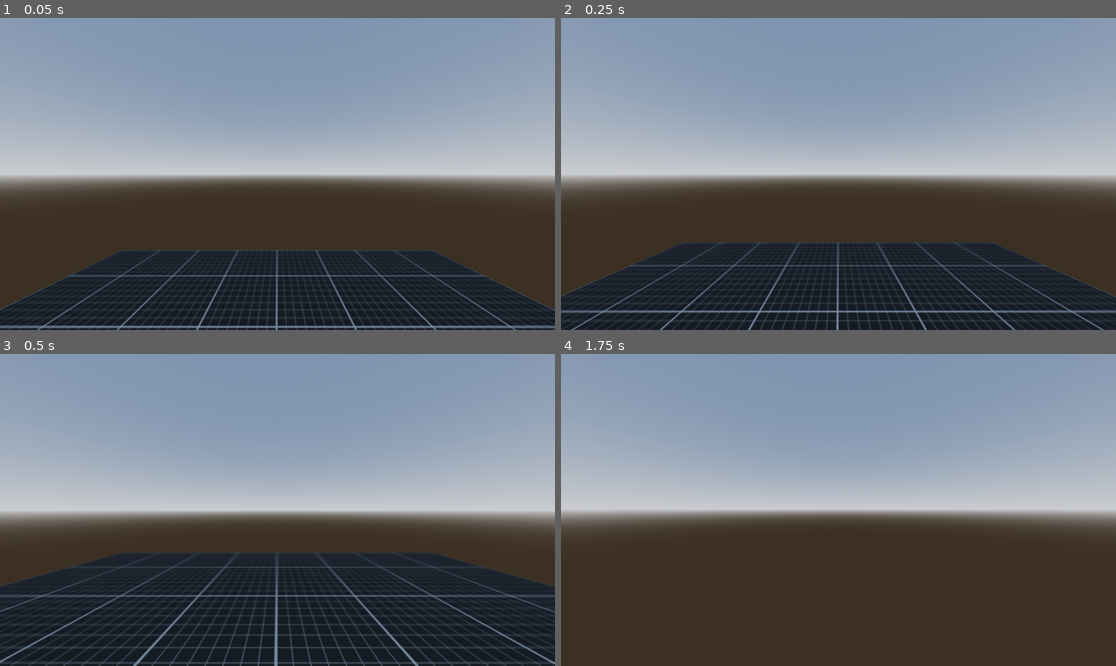
Above: before the commit, frames 1-4 (two rows, left to right).
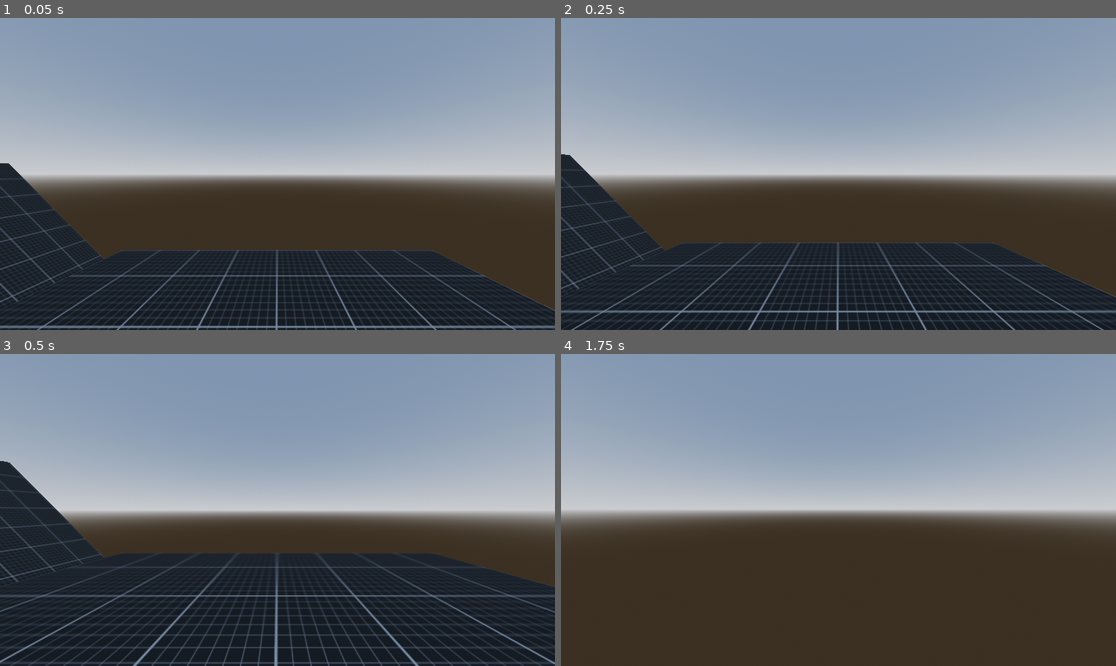
Above: after the commit, the same moments.

Repository: mdnrealdeal/parkour-game
Game: Godot game, scene res://scenes/levels/test_scene.tscn
The game is run twice, just before and just after one commit, with the same random seed, the same clock (stepped at 60 frames per second) and the same inputs.
Inputs (mouse positions are in pixels of both pictures, inside the frame that each line leads up to):
- Up to frame 1 (0.05 s): no input
- Up to frame 2 (0.25 s): no input
- Up to frame 3 (0.5 s): no input
- Up to frame 4 (1.75 s): tap Enter (ui_accept) at 0.5 s; move the mouse to (866, 510) at 0.52 s; hold W (move_forward) from 0.53 s (still down); tap Shift (dash) at 0.6, 1.55 s; tap Space (jump) at 0.77, 0.8, 1.07, 1.35, 1.52 s; move the mouse to (810, 510) at 1.27 s

The runs differ from the first frame. In frame 1, 4.4% of the frame differs, in the area x 0-19%, y 46-94%; in frame 2, 4.3%; in frame 3, 3.9%; in frame 4, nothing differs.

Commit message:
code cleanup. pt 1 of coyote fix

Diff:
--- a/project.godot
+++ b/project.godot
@@ -50,8 +50,7 @@
 }
 dash={
 "deadzone": 0.2,
-"events": [Object(InputEventKey,"resource_local_to_scene":fa …(146 unchanged characters)… se,"keycode":0,"physical_keycode":4194328,"key_label":0,"unicode":0,"location":0,"echo":false,"script":null)
-, Object(InputEventKey,"resource_local_to_scene":false,"resource_name":"","device":-1,"window_id":0,"alt_pressed":false,"shift_pressed":false,"ctrl_pressed":false,"meta_pressed":false,"pressed":false,"keycode":0,"physical_keycode":4194325,"key_label":0,"unicode":0,"location":0,"echo":false,"script":null)
+"events": [Object(InputEventKey,"resource_local_to_scene":fa …(146 unchanged characters)… se,"keycode":0,"physical_keycode":4194325,"key_label":0,"unicode":0,"location":0,"echo":false,"script":null)
 ]
 }
 jump={
--- a/resources/player_movementstats.tres
+++ b/resources/player_movementstats.tres
@@ -6,12 +6,13 @@
 script = ExtResource("1_56aya")
 acceleration = 3.0
 friction = 3.0
-sprint_speed = 20.0
+sprint_speed = 6.0
 sprint_acceleration = 1.5
 air_acceleration = 6.5
-max_air_jumps = 2
+max_air_jumps = 0
 jump_force = 3.8
 coyote_time_duration = 0.2
-dash_speed = 10.0
-dash_cooldown = 1.0
+dash_speed = 5.0
+dash_duration = 0.1
+dash_cooldown = 0.25
 metadata/_custom_type_script = "uid://c83i83xjuj6bl"
--- a/scenes/levels/test_scene.tscn
+++ b/scenes/levels/test_scene.tscn
@@ -28,11 +28,25 @@
 [node name="Player" parent="." instance=ExtResource("1_xgkye")]
 transform = Transform3D(-1, 0, -8.742278e-08, 0, 1, 0, 8.742278e-08, 0, -1, -0.014434576, 1.1920929e-07, 0.002583027)
 
-[node name="CSGBox3D" type="CSGBox3D" parent="."]
+[node name="PauseManager" type="Node" parent="."]
+script = ExtResource("1_kljt5")
+
+[node name="Level" type="Node3D" parent="."]
+
+[node name="CSGBox3D" type="CSGBox3D" parent="Level"]
 transform = Transform3D(1, 0, 0, 0, 1, 0, 0, 0, 1, 0, -1, 0)
 use_collision = true
 size = Vector3(10, 0.1, 10)
 material = SubResource("StandardMaterial3D_kljt5")
 
-[node name="PauseManager" type="Node" parent="."]
-script = ExtResource("1_kljt5")
+[node name="CSGBox3D2" type="CSGBox3D" parent="Level"]
+transform = Transform3D(0.8660253, -0.49999997, 0, 0.49999997, 0.8660253, 0, 0, 0, 1, 7, 0, -2.5)
+use_collision = true
+size = Vector3(5, 0.1, 4)
+material = SubResource("StandardMaterial3D_kljt5")
+
+[node name="CSGBox3D3" type="CSGBox3D" parent="Level"]
+transform = Transform3D(0.7071067, -0.7071067, 0, 0.7071067, 0.7071067, 0, 0, 0, 1, 6, 0, 2.5)
+use_collision = true
+size = Vector3(5, 0.1, 4)
+material = SubResource("StandardMaterial3D_kljt5")
--- a/scripts/_FSMs/locoLayer/LocomotionAir.gd
+++ b/scripts/_FSMs/locoLayer/LocomotionAir.gd
@@ -16,6 +16,9 @@
 		coyote_timer.start(actor_ref.move_stats.coyote_time_duration)
 	else:
 		coyote_timer.stop()
+
+func can_coyote_jump() -> bool:
+	return false
 
 func physics_update(delta: float) -> void:
 	actor_ref.velocity.y -= actor_ref.gravity * delta
--- a/scripts/misc/movement_stats.gd
+++ b/scripts/misc/movement_stats.gd
@@ -21,10 +21,12 @@
 @export_group("Dash")
 @export var dash_speed: float = 20.0
 @export var dash_duration: float = 0.2
-@export var dash_acceleration: float = 8.0
-@export_range(0, 30, 0.5, "or_greater") var dash_cooldown: float = 10.0
-
+@export var dash_cooldown: float = 10.0
 
 var run_time: float = 0.0:
 	set(new_time):
 		run_time = clampf(new_time, 0.0, time_before_sprinting)
+
+var time_since_grounded: float = 0.0:
+	set(new_time):
+		time_since_grounded = clampf(time_since_grounded, 0.0, coyote_time_duration)
